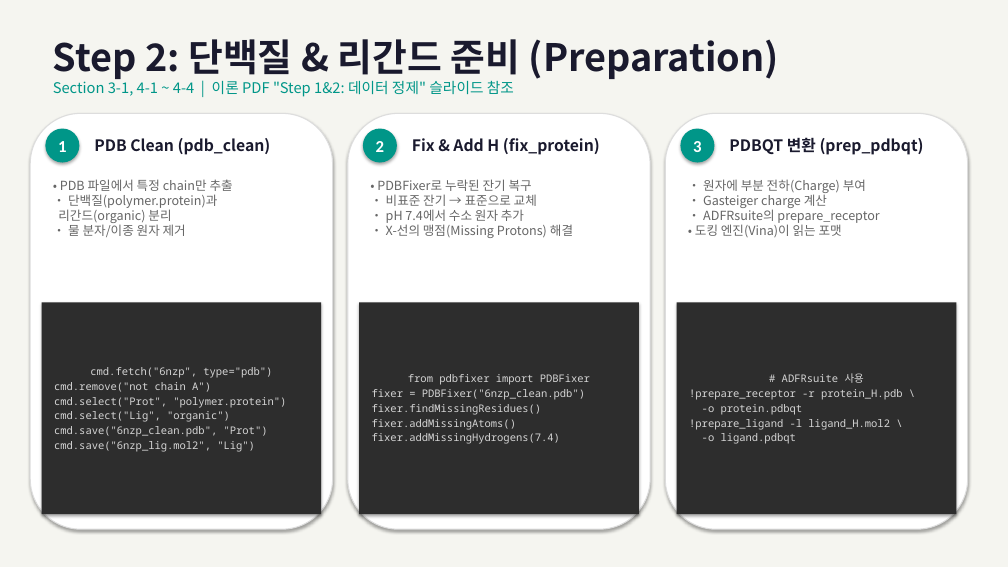
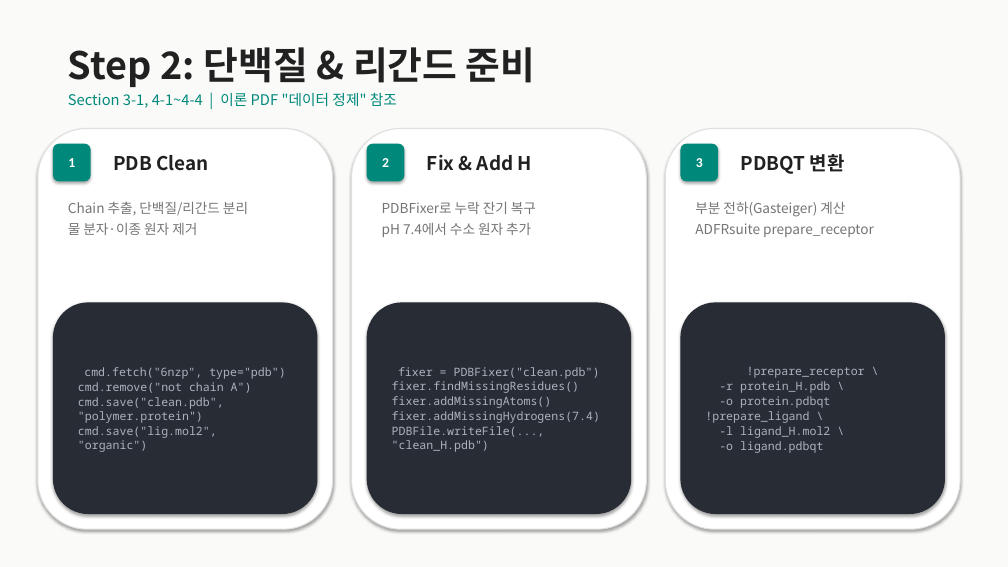
Before and after one commit to fourmodern/molecular_docking_tutorial, a slide deck: slide 5 of Molecular_Docking_Workshop.pptx. Drawn at 1008x567 pixels with LibreOffice and Linux fonts; fonts in the diff are those of the drawing. Boxes give left, top, right and bottom in pixels: in the first picture for what was removed or moved away, otherwise in the second. Text is boxed around its words. In the diff, an @@ line names an element or a change of style, - is before the commit and + after.

```diff
--- a/Molecular_Docking_Workshop.pptx
+++ b/Molecular_Docking_Workshop.pptx
@@ background #F5F5F0 to #FFFFFF @@
@@ rectangle added at <box>0,0,1008,567</box>, fill #FAFAF8 @@
@@ text at <box>68,47,536,87</box>: text changed; text colour #1A1A2E to #212121 @@
-Step 2: 단백질 & 리간드 준비 (Preparation)
+Step 2: 단백질 & 리간드 준비
@@ text at <box>68,92,397,108</box>: text changed; text colour #009688 to #00897B @@
-Section 3-1, 4-1 ~ 4-4 | 이론 PDF "Step 1&2: 데이터 정제" 슬라이드 참조
+Section 3-1, 4-1~4-4 | 이론 PDF "데이터 정제" 참조
@@ rounded rectangle: place and size @@
-rounded rectangle at <box>30,113,333,529</box>
+rounded rectangle at <box>38,129,333,529</box>
@@ size 16 to 13 pt; ellipse to rounded rectangle; fill #009688 to #00897B in 3 elements at <box>681,144,718,181</box>, <box>367,144,405,181</box>, <box>53,144,91,181</box> @@
@@ rounded rectangle "1": place and size @@
-rounded rectangle "1" at <box>45,129,79,163</box>
+rounded rectangle "1" at <box>53,144,91,181</box>
@@ rounded rectangle: place and size @@
-rounded rectangle at <box>348,113,650,529</box>
+rounded rectangle at <box>352,129,647,529</box>
@@ rounded rectangle "2": place and size @@
-rounded rectangle "2" at <box>363,129,397,163</box>
+rounded rectangle "2" at <box>367,144,405,181</box>
@@ outline #DDDDDD 1 pt to #E0E0E0 1 pt in 3 elements at <box>352,129,647,529</box>, <box>38,129,333,529</box>, <box>665,129,960,529</box> @@
@@ rounded rectangle: place and size @@
-rounded rectangle at <box>665,113,968,529</box>
+rounded rectangle at <box>665,129,960,529</box>
@@ rounded rectangle "3": place and size @@
-rounded rectangle "3" at <box>681,129,715,163</box>
+rounded rectangle "3" at <box>681,144,718,181</box>
@@ text at <box>113,155,208,171</box>: text changed; size 15 to 18 pt; text colour #1A1A2E to #212121 @@
-PDB Clean (pdb_clean)
+PDB Clean
@@ text at <box>427,154,532,171</box>: text changed; size 15 to 18 pt; text colour #1A1A2E to #212121 @@
-Fix & Add H (fix_protein)
+Fix & Add H
@@ text at <box>741,154,845,174</box>: text changed; size 15 to 18 pt; text colour #1A1A2E to #212121 @@
-PDBQT 변환 (prep_pdbqt)
+PDBQT 변환
@@ text at <box>68,201,248,235</box>: text changed; size 12 to 13 pt; text colour #666666 to #757575 @@
-• PDB 파일에서 특정 chain만 추출
-• 단백질(polymer.protein)과
-리간드(organic) 분리
-• 물 분자/이종 원자 제거
+Chain 추출, 단백질/리간드 분리
+물 분자·이종 원자 제거
@@ text at <box>382,201,536,237</box>: text changed; size 12 to 13 pt; text colour #666666 to #757575 @@
-• PDBFixer로 누락된 잔기 복구
-• 비표준 잔기 → 표준으로 교체
-• pH 7.4에서 수소 원자 추가
-• X-선의 맹점(Missing Protons) 해결
+PDBFixer로 누락 잔기 복구
+pH 7.4에서 수소 원자 추가
@@ text at <box>695,201,874,237</box>: text changed; size 12 to 13 pt; text colour #666666 to #757575 @@
-• 원자에 부분 전하(Charge) 부여
-• Gasteiger charge 계산
-• ADFRsuite의 prepare_receptor
-• 도킹 엔진(Vina)이 읽는 포맷
+부분 전하(Gasteiger) 계산
+ADFRsuite prepare_receptor
@@ rectangle to rounded rectangle; fill #2D2D2D to #282C34 in 3 elements at <box>681,302,945,514</box>, <box>367,302,631,514</box>, <box>53,302,318,514</box> @@
@@ rounded rectangle "cmd.fetch("6nzp", type="pdb")": place and size @@
-rounded rectangle "cmd.fetch("6nzp", type="pdb")" at <box>42,302,321,514</box>
+rounded rectangle "cmd.fetch("6nzp", type="pdb")" at <box>53,302,318,514</box>
@@ rounded rectangle "fixer = PDBFixer("clean.pdb")": place and size @@
-rounded rectangle "fixer = PDBFixer("clean.pdb")" at <box>359,302,639,514</box>
+rounded rectangle "fixer = PDBFixer("clean.pdb")" at <box>367,302,631,514</box>
@@ rounded rectangle "!prepare_receptor \": place and size @@
-rounded rectangle "!prepare_receptor \" at <box>677,302,957,514</box>
+rounded rectangle "!prepare_receptor \" at <box>681,302,945,514</box>
@@ text in rounded rectangle at <box>78,367,285,393</box>: size 10 to 11 pt, text colour #D4D4D4 to #ABB2BF in "cmd.fetch("6nzp", type="pdb")", "cmd.remove("not chain A")"; less space between paragraphs @@
@@ text in rounded rectangle at <box>392,381,600,423</box>: size 10 to 11 pt, text colour #D4D4D4 to #ABB2BF in "fixer.findMissingResidues()", "fixer.addMissingAtoms()", "fixer.addMissingHydrogens(7.4)"; less space between paragraphs @@
@@ text in rounded rectangle at <box>398,367,600,379</box>: text changed; size 10 to 11 pt; text colour #D4D4D4 to #ABB2BF @@
-from pdbfixer import PDBFixer
-fixer = PDBFixer("6nzp_clean.pdb")
+fixer = PDBFixer("clean.pdb")
@@ text in rounded rectangle at <box>719,367,865,393</box>: text changed; size 10 to 11 pt; text colour #D4D4D4 to #ABB2BF @@
-# ADFRsuite 사용
-!prepare_receptor -r protein_H.pdb \
+!prepare_receptor \
+-r protein_H.pdb \
@@ text in rounded rectangle at <box>78,397,224,452</box>: text changed; size 10 to 11 pt; text colour #D4D4D4 to #ABB2BF @@
-cmd.select("Prot", "polymer.protein")
-cmd.select("Lig", "organic")
-cmd.save("6nzp_clean.pdb", "Prot")
-cmd.save("6nzp_lig.mol2", "Lig")
+cmd.save("clean.pdb", "polymer.protein")
+cmd.save("lig.mol2", "organic")
@@ text in rounded rectangle at <box>705,411,830,438</box>: text changed; size 10 to 11 pt; text colour #D4D4D4 to #ABB2BF @@
-!prepare_ligand -l ligand_H.mol2 \
+!prepare_ligand \
+-l ligand_H.mol2 \
@@ text in rounded rectangle at <box>719,396,830,453</box>: size 10 to 11 pt, text colour #D4D4D4 to #ABB2BF in "-o protein.pdbqt", "-o ligand.pdbqt"; less space between paragraphs @@
@@ text in rounded rectangle at <box>392,426,545,452</box>: paragraph added @@
+PDBFile.writeFile(..., "clean_H.pdb")
```
Also in this commit, not shown: 14 other slides changed.
